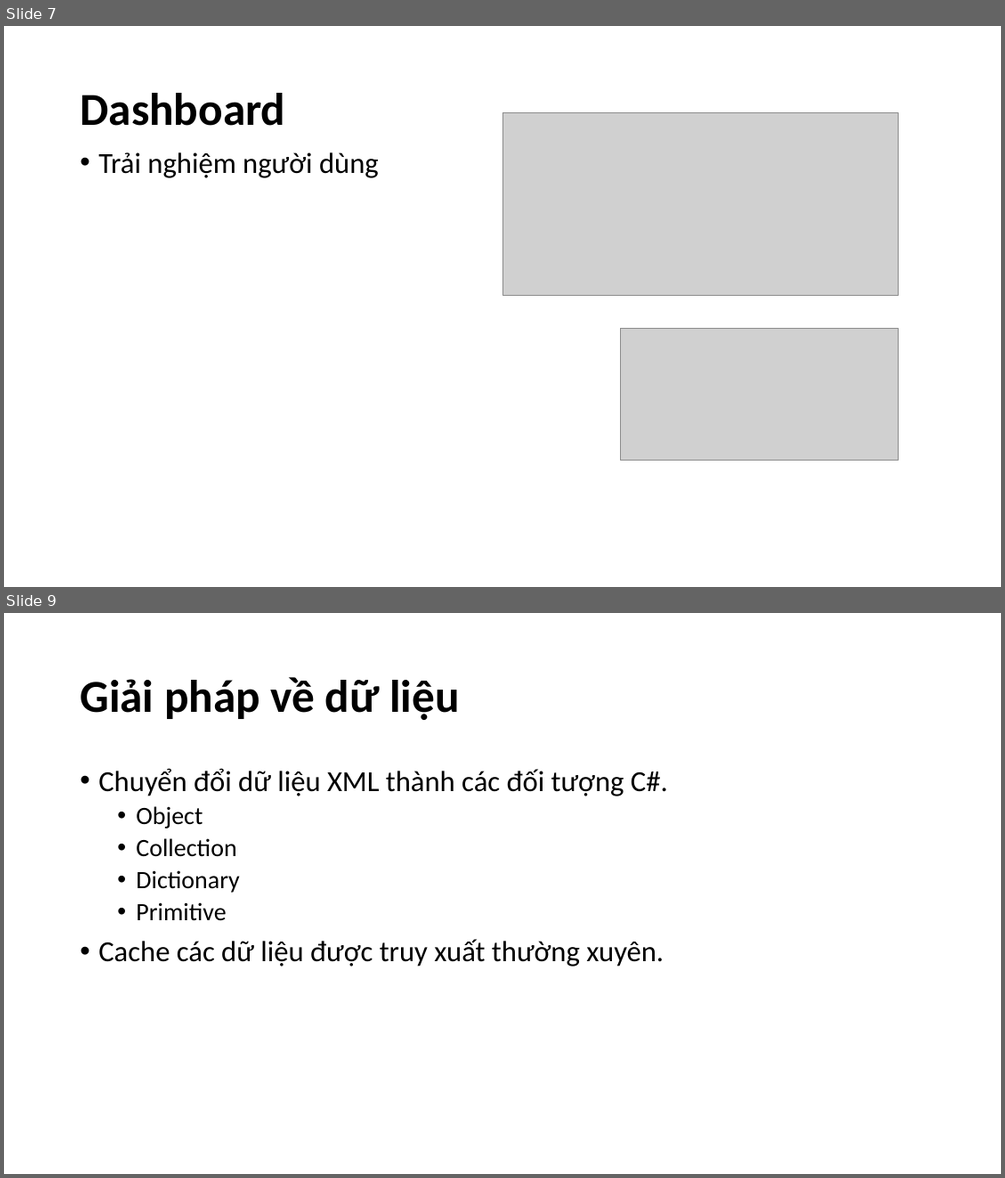
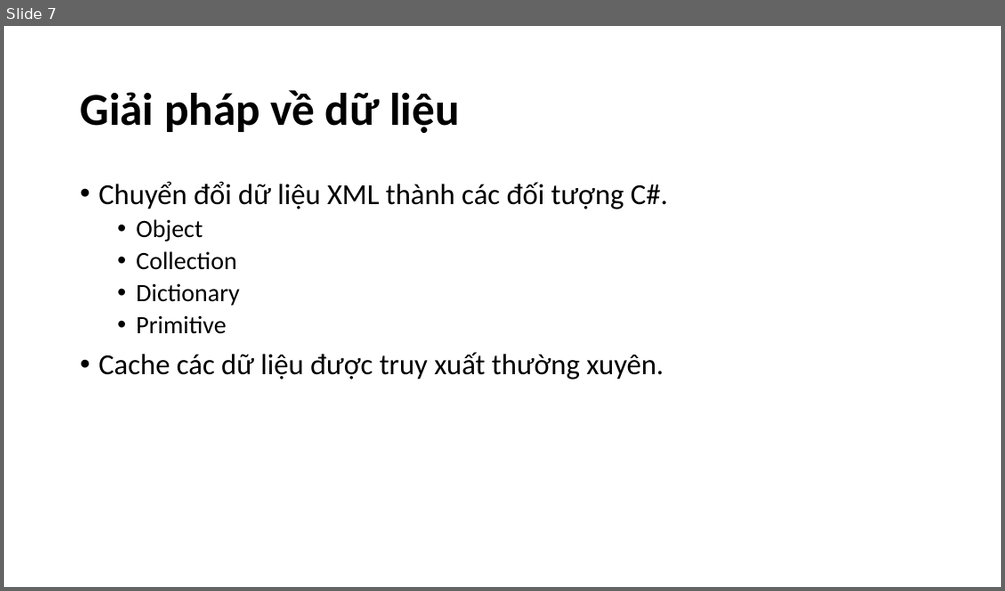
Before and after one commit to nguyenmanhphuc/DoAnA, a slide deck: BÁO CÁO THỰC TẬP.pptx. Shown one above the other, each under a label of ours: slides 7 and 9 before the commit, slide 7 after it; the slides between them are not shown. The pictures are 1005x1178 and 1005x591 pixels, drawn with LibreOffice and Linux fonts; fonts in the diff are those of the drawing; grey boxes stand for pictures. Boxes give left, top, right and bottom in pixels: in the first picture for what was removed or moved away, otherwise in the second. Text is boxed around its words. In the diff, an @@ line names an element or a change of style, - is before the commit and + after.

```diff
--- a/BÁO CÁO THỰC TẬP.pptx
+++ b/BÁO CÁO THỰC TẬP.pptx
@@ slide 7 removed at (4, 26, 1001, 587), background #FFFFFF @@
@@ title removed at (80, 93, 285, 126) @@
-Dashboard
@@ picture removed at (502, 112, 898, 295) @@
@@ text removed at (98, 152, 379, 178) @@
-• Trải nghiệm người dùng
@@ picture removed at (620, 328, 898, 459) @@
@@ what was slide 9 is now slide 7 @@
```
Also in this commit, not shown: 7 slides changed, 1 other slide removed.
